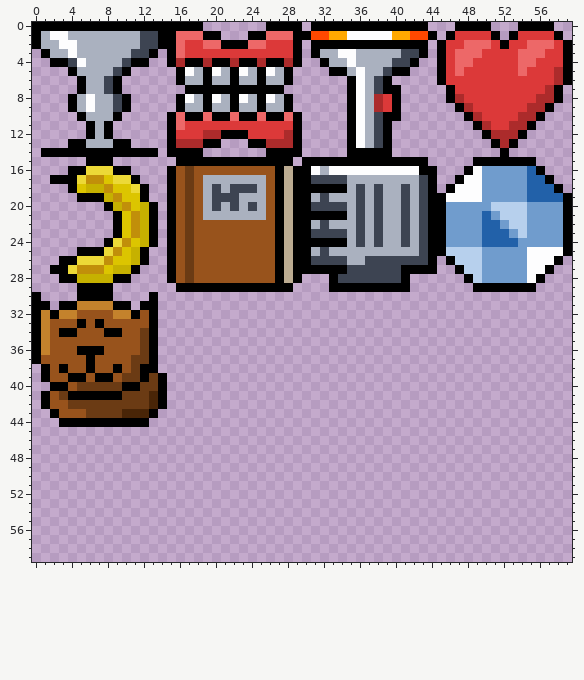
Two versions of one pixel-art sprite, src/net/noiseinstitute/ld20/game/Thing.png. The picture above was drawn from the file before the commit.
The file is 60x60 pixels. Colours within 5 levels of each other are drawn and written as one.
After:
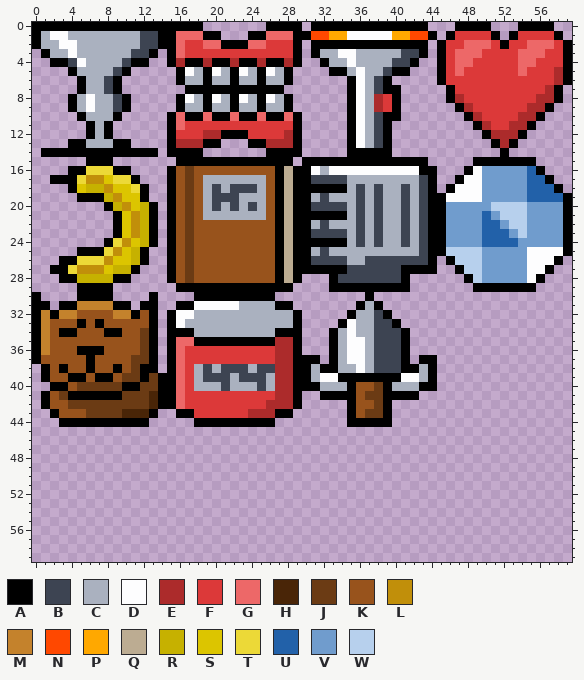
Palette (. is transparent): A #000000  B #3d4452  C #aab1bf  D #fdfdfe  E #ac2b2b  F #dc3939  G #ed6868  H #492507  J #6b3b14  K #98531c  L #c18f0a  M #c4822c  N #ff4800  P #ffa800  Q #bcac92  R #c6b100  S #dcc500  T #ecd937  U #2261a9  V #709ccd  W #b7d0ed
Changes in this commit:
The edit adds colour A in row 30 at x 18 to 26 and 37; in row 31 at x 16 to 17, 27 to 28, 36 and 38; in row 32 at x 15, 29, 35 and 39; in row 33 at x 15, 29, 34 and 40; in row 34 at x 15 to 17, 27 to 29, 33 and 41; in row 35 at x 15, 18 to 26, 29, 33 and 41.
The edit adds colour A in row 36 at x 15, 29, 33 and 41; in row 37 at x 15, 29 to 31, 33, 41 and 43 to 44; in row 38 at x 15, 29 to 30, 32 to 33, 41 to 42 and 44; in row 39 at x 15, 29 to 30, 34 to 40 and 44; in row 40 at x 15, 29 to 31, 35, 39 and 43 to 44; in row 41 at x 15, 29, 32 to 35 and 39 to 42.
The edit adds colour A in row 42 at x 15, 29, 35 and 39; in row 43 at x 16 to 17, 27 to 28, 35 and 39; in row 44 at x 18 to 26 and 35 to 39.
The edit adds colour B in row 32 at x 38; in row 33 at x 38 to 39; in rows 34 to 37 at x 38 to 40; in row 38 at x 19, 21 to 23, 25 to 26 and 38 to 40; in row 39 at x 19 to 21 and 23 to 25; in row 40 at x 21 and 25.
The edit adds colour C in row 31 at x 23 to 26 and 37; in row 32 at x 18 to 28 and 36 to 37; in row 33 at x 17 to 28 and 36 to 37; in row 34 at x 18 to 26, 34 and 36 to 37; in rows 35 to 37 at x 34 and 37; in row 38 at x 18, 20, 24, 31, 34 to 35, 37 and 43.
The edit adds colour C in row 39 at x 18, 22, 26, 31 and 43; in row 40 at x 18 to 20, 22 to 24, 26, 32 to 34 and 40 to 42.
The edit adds colour D in row 31 at x 18 to 22; in row 32 at x 16 to 17; in row 33 at x 16 and 35; in row 34 at x 35; in rows 35 to 37 at x 35 to 36; in row 38 at x 36.
The edit adds colour D in row 39 at x 32 to 33 and 41 to 42.
The edit adds colour E in rows 35 to 41 at x 27 to 28; in row 42 at x 26 to 28; in row 43 at x 24 to 26.
The edit adds colour F in rows 36 to 37 at x 17 to 26; in rows 38 to 40 at x 17; in row 41 at x 17 to 26; in row 42 at x 17 to 25; in row 43 at x 18 to 23.
The edit adds colour G in row 35 at x 16 to 17; in rows 36 to 42 at x 16.
The edit adds colour J in row 40 at x 38; in row 41 at x 37 to 38; in row 42 at x 38; in row 43 at x 37 to 38.
The edit adds colour K in row 40 at x 36 to 37; in row 41 at x 36; in row 42 at x 36 to 37; in row 43 at x 36.
